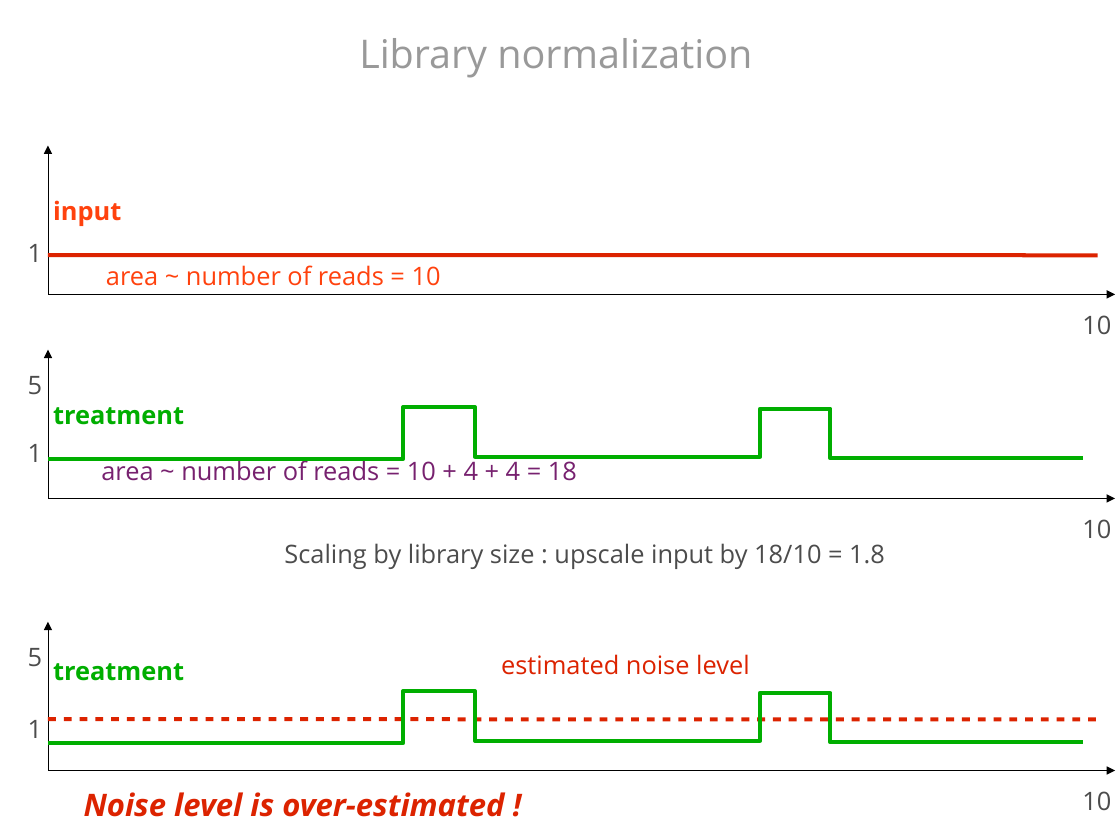
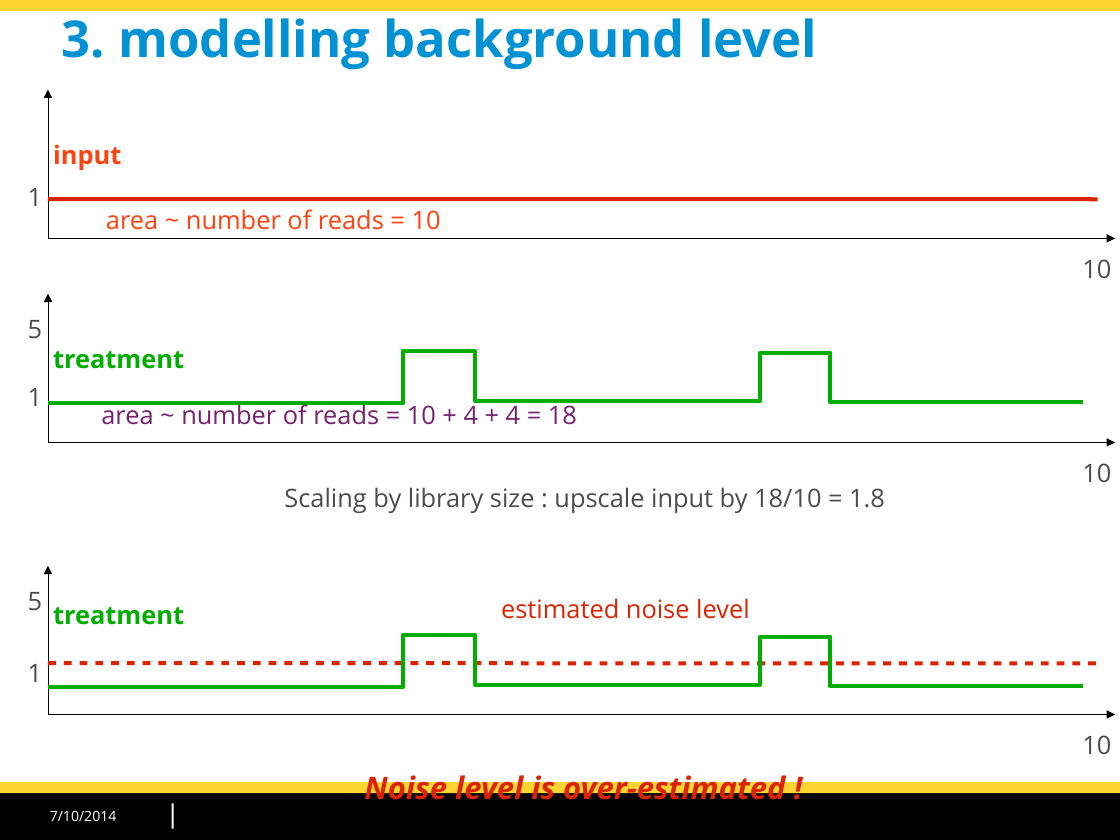
Before and after one commit to morganeTC/atelier_chip-seq_roscoff_2014, a slide deck: slide 17 of slides/chipseq_CarlHerrmann_Roscoff2014.odp (slide 20 before the commit). Drawn at 1120x840 pixels with LibreOffice and Linux fonts; fonts in the diff are those of the drawing; background and template pictures are left out. Boxes give left, top, right and bottom in pixels: in the first picture for what was removed or moved away, otherwise in the second. Text is boxed around its words. In the diff, an @@ line names an element or a change of style, - is before the commit and + after.

```diff
--- a/slides/chipseq_CarlHerrmann_Roscoff2014.odp
+++ b/slides/chipseq_CarlHerrmann_Roscoff2014.odp
@@ rectangle added at (x1=0, y1=0, x2=1120, y2=11), fill #FDD530 @@
@@ title "3. modelling background level" at (x1=62, y1=9, x2=817, y2=70): vertical alignment middle to top @@
@@ title at (x1=62, y1=9, x2=817, y2=70): text changed; size 28 to 36 pt; text colour #999999 to #0092D2; bold on @@
-Library normalization
+3. modelling background level
@@ 15 texts, 5 freeform shapes, 2 lines moved together from (x1=28, y1=145, x2=1115, y2=810) to (x1=28, y1=89, x2=1115, y2=754) @@
@@ text "Noise level is over-estimated !" rewrapped from (x1=84, y1=792, x2=504, y2=817) to (x1=364, y1=770, x2=785, y2=807) @@
@@ rectangle added at (x1=0, y1=794, x2=1120, y2=840), fill #000000 @@
@@ rectangle added at (x1=0, y1=783, x2=1120, y2=794), fill #FDD530 @@
@@ line added from (173, 805) to (173, 828), #FFFFFF 1.42 pt @@
@@ text added at (x1=50, y1=810, x2=117, y2=821), 10 pt, text #FFFFFF @@
+7/10/2014
```
Also in this commit, not shown: 29 other slides changed, 9 slides added, 15 slides removed, 2 other files.
